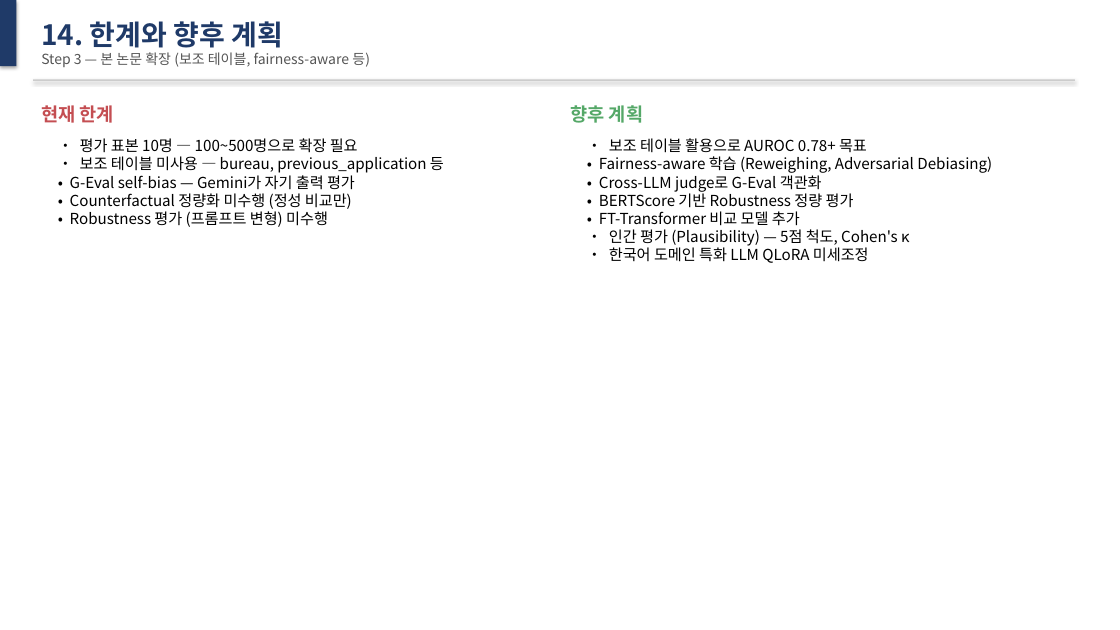
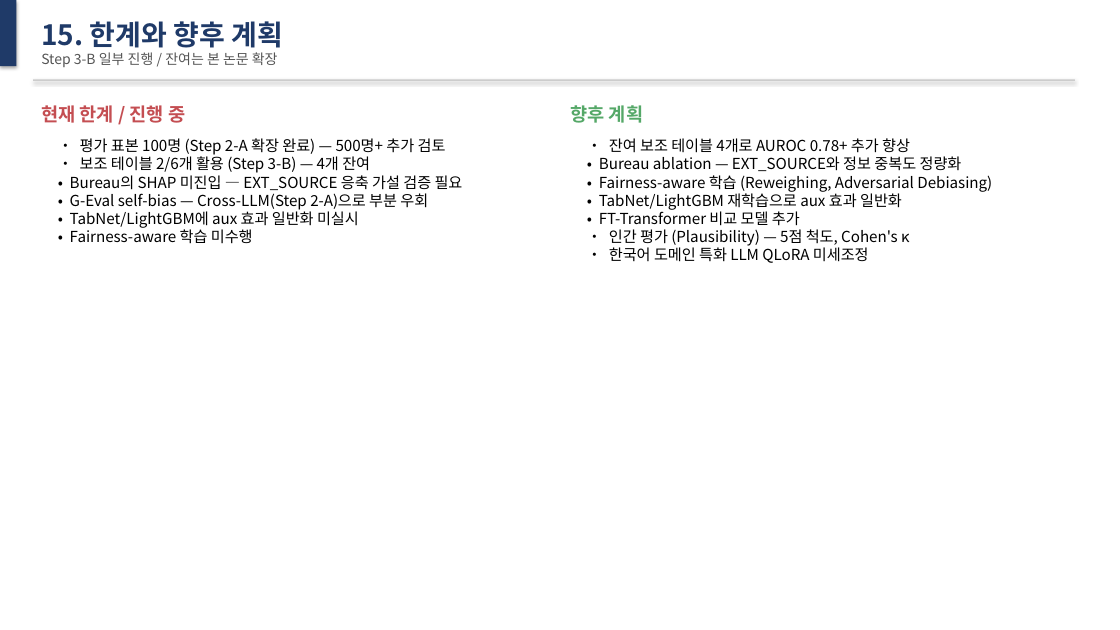
Before and after one commit to Tim-Green0/tabnet-xai-rag-credit, a slide deck: slide 16 of paper/midterm_slides.pptx (slide 15 before the commit). Drawn at 1120x630 pixels with LibreOffice and Linux fonts; fonts in the diff are those of the drawing. Boxes give left, top, right and bottom in pixels: in the first picture for what was removed or moved away, otherwise in the second. Text is boxed around its words. In the diff, an @@ line names an element or a change of style, - is before the commit and + after.

```diff
--- a/paper/midterm_slides.pptx
+++ b/paper/midterm_slides.pptx
@@ text at (41, 21, 283, 53): text changed @@
-14. 한계와 향후 계획
+15. 한계와 향후 계획
@@ text at (41, 52, 278, 67): text changed @@
-Step 3 — 본 논문 확장 (보조 테이블, fairness-aware 등)
+Step 3-B 일부 진행 / 잔여는 본 논문 확장
@@ text at (41, 105, 185, 123): text changed @@
-현재 한계
+현재 한계 / 진행 중
@@ text at (70, 138, 463, 244): text changed @@
-• 평가 표본 10명 — 100~500명으로 확장 필요
-• 보조 테이블 미사용 — bureau, previous_application 등
-• G-Eval self-bias — Gemini가 자기 출력 평가
-• Counterfactual 정량화 미수행 (정성 비교만)
-• Robustness 평가 (프롬프트 변형) 미수행
+• 평가 표본 100명 (Step 2-A 확장 완료) — 500명+ 추가 검토
+• 보조 테이블 2/6개 활용 (Step 3-B) — 4개 잔여
+• Bureau의 SHAP 미진입 — EXT_SOURCE 응축 가설 검증 필요
+• G-Eval self-bias — Cross-LLM(Step 2-A)으로 부분 우회
+• TabNet/LightGBM에 aux 효과 일반화 미실시
+• Fairness-aware 학습 미수행
@@ text at (599, 138, 962, 171): text changed @@
-• 보조 테이블 활용으로 AUROC 0.78+ 목표
+• 잔여 보조 테이블 4개로 AUROC 0.78+ 추가 향상
+• Bureau ablation — EXT_SOURCE와 정보 중복도 정량화
@@ text at (599, 191, 902, 210): text changed @@
-• Cross-LLM judge로 G-Eval 객관화
-• BERTScore 기반 Robustness 정량 평가
+• TabNet/LightGBM 재학습으로 aux 효과 일반화
```
Also in this commit, not shown: 1 other slide changed, 1 slide added, 5 other files.
